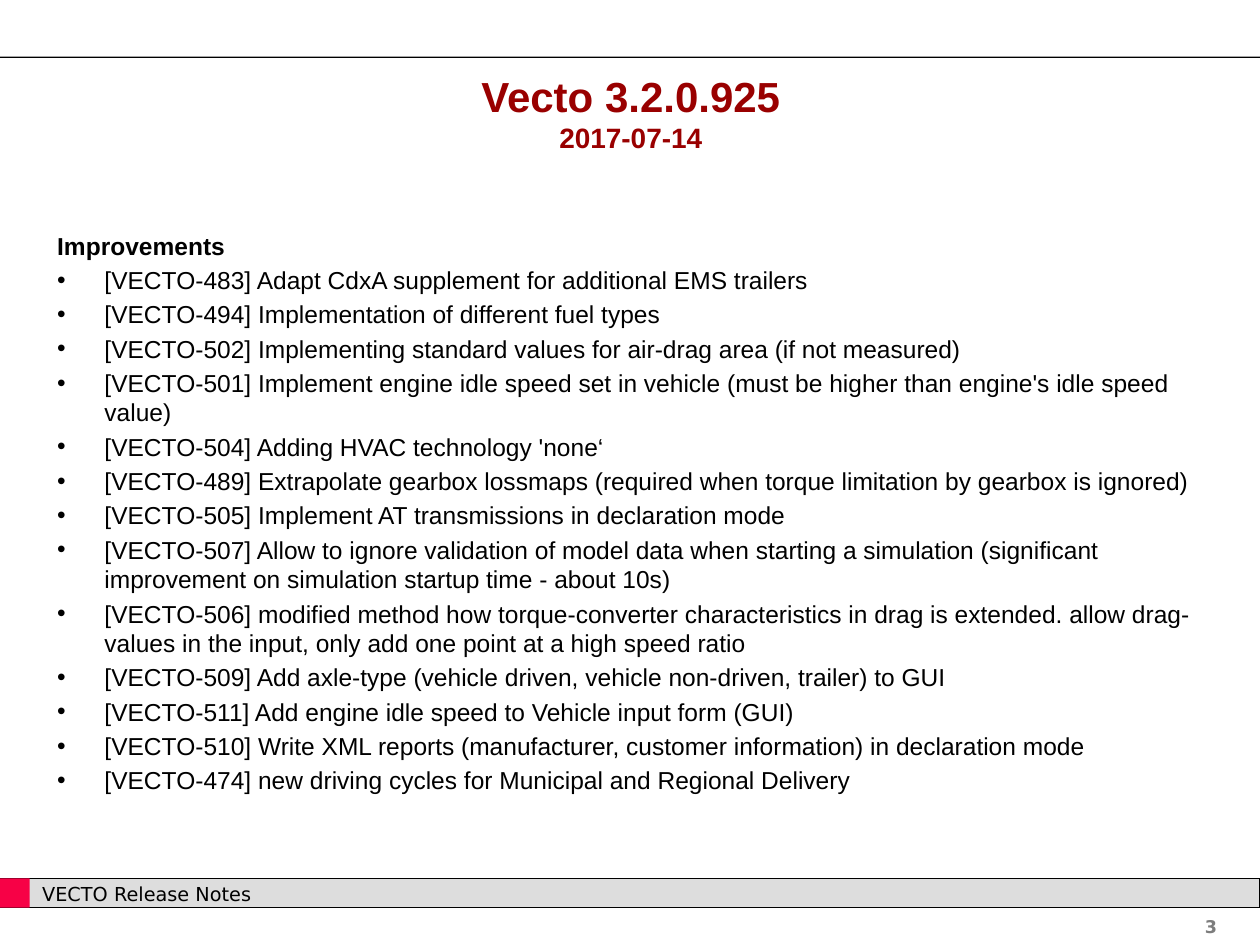
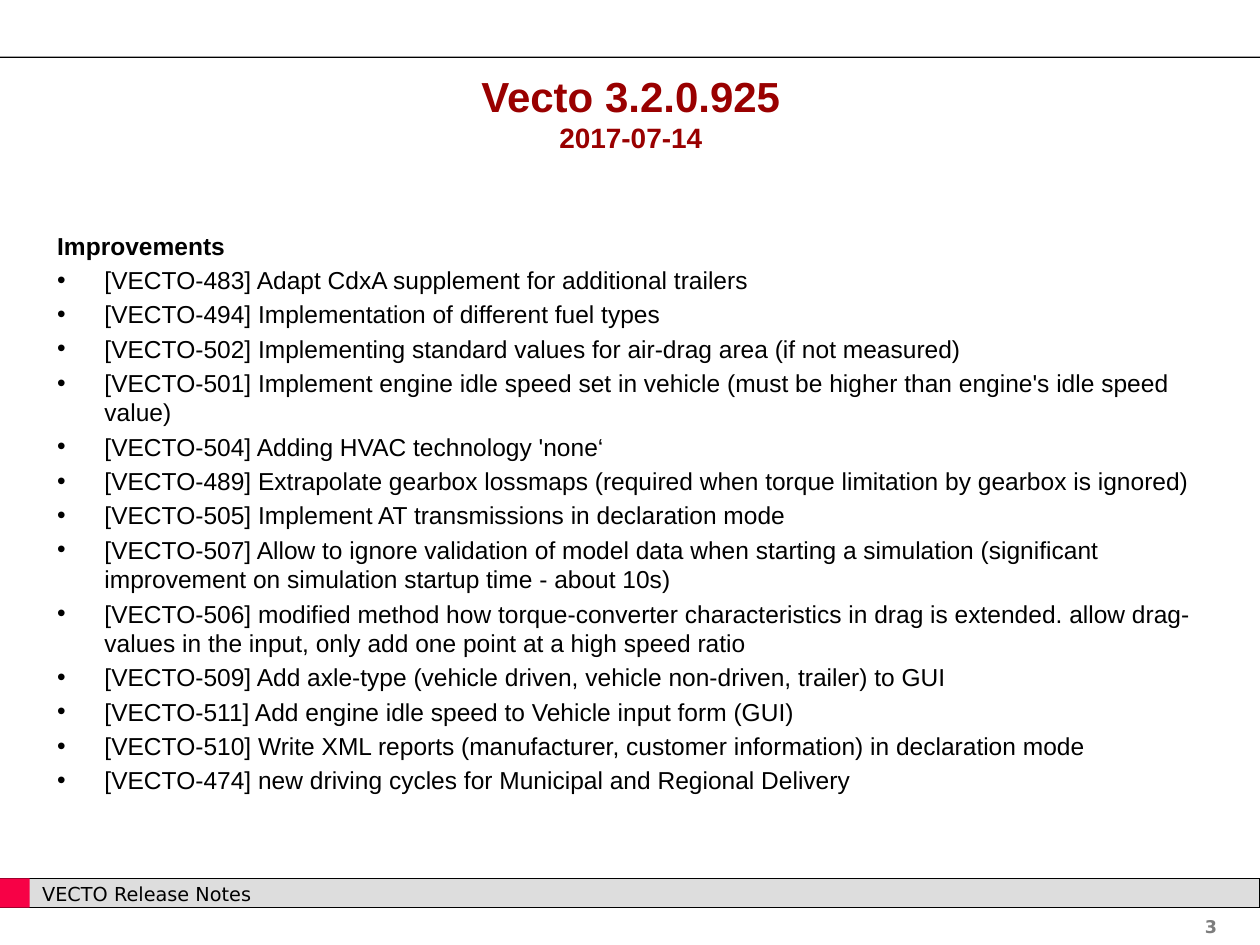
Before and after one commit to tanawadeatharva/BharatVECTO, a slide deck: slide 3 of Documentation/User Manual Source/Release Notes Vecto3.x.pptx. Drawn at 1260x945 pixels with LibreOffice and Linux fonts; fonts in the diff are those of the drawing; background and template pictures are left out. Boxes give left, top, right and bottom in pixels: in the first picture for what was removed or moved away, otherwise in the second. Text is boxed around its words. In the diff, an @@ line names an element or a change of style, - is before the commit and + after.

```diff
--- a/Documentation/User Manual Source/Release Notes Vecto3.x.pptx
+++ b/Documentation/User Manual Source/Release Notes Vecto3.x.pptx
@@ text at <box>104,271,748,294</box>: text changed @@
-• [VECTO-483] Adapt CdxA supplement for additional EMS trailers
+• [VECTO-483] Adapt CdxA supplement for additional trailers
```
Also in this commit, not shown: 1 other slide changed, 4 other files.
